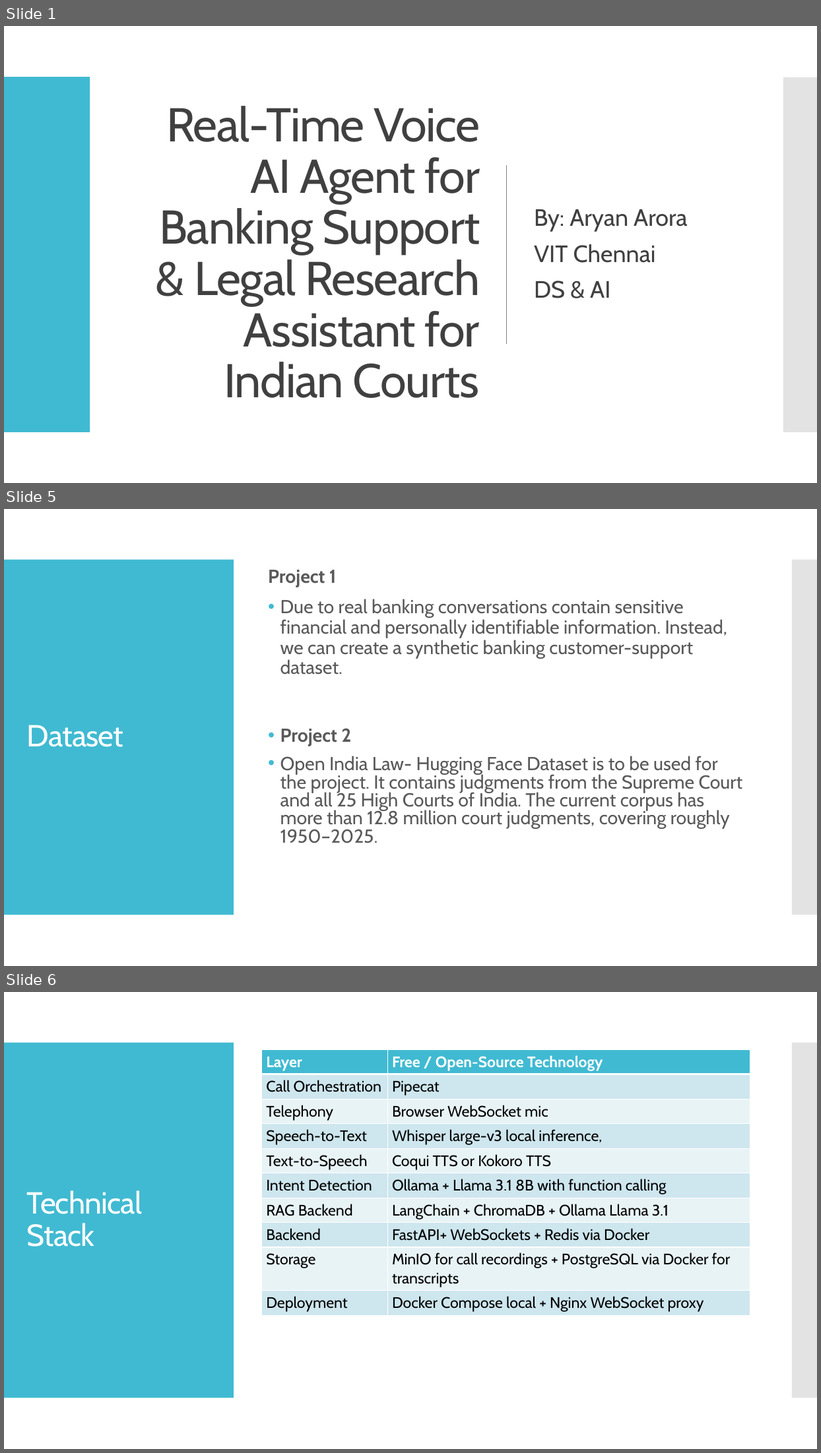
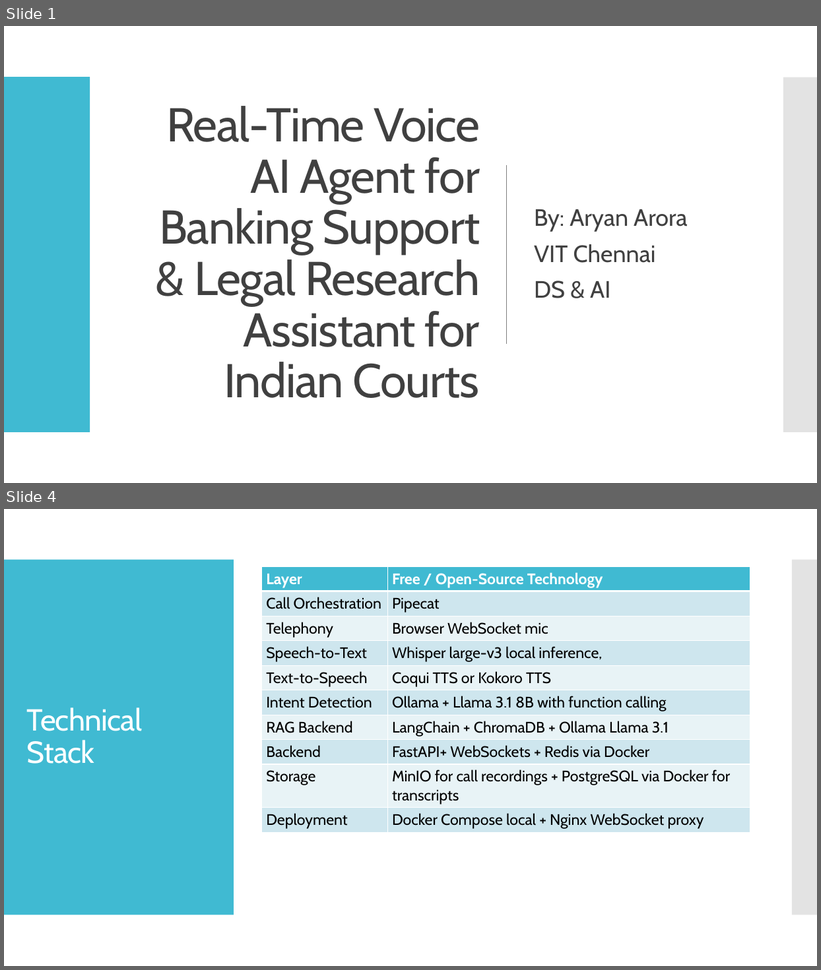
Before and after one commit to AryanArora13/Project-work, a slide deck: Zeroth review- Real-Time Voice AI Agent for Banking Support & Legal Research Assistant for Indian Courts.pptx. Shown one above the other, each under a label of ours: slides 1, 5 and 6 before the commit, slides 1 and 4 after it; the slides between them are not shown. The pictures are 821x1453 and 821x970 pixels, drawn with LibreOffice and Linux fonts; fonts in the diff are those of the drawing. Boxes give left, top, right and bottom in pixels: in the first picture for what was removed or moved away, otherwise in the second. Text is boxed around its words. In the diff, an @@ line names an element or a change of style, - is before the commit and + after.

```diff
--- a/Zeroth review- Real-Time Voice AI Agent for Banking Support & Legal Research Assistant for Indian Courts.pptx
+++ b/Zeroth review- Real-Time Voice AI Agent for Banking Support & Legal Research Assistant for Indian Courts.pptx
@@ slide 5 removed at [4, 509, 817, 966], background #FFFFFF; not listed: 2 template elements that a slide beside it also shows @@
@@ text removed at [268, 570, 727, 675] @@
-Project 1
-• Due to real banking conversations contain sensitive financial and personally identifiable information. Instead, we can create a synthetic banking customer-support dataset.
@@ title removed at [27, 725, 123, 747] @@
-Dataset
@@ text removed at [281, 729, 743, 844] @@
-• Project 2
-• Open India Law- Hugging Face Dataset is to be used for the project. It contains judgments from the Supreme Court and all 25 High Courts of India. The current corpus has more than 12.8 million court judgments, covering roughly 1950–2025.
@@ what was slide 6 is now slide 4 @@
```
Also in this commit, not shown: 2 slides added, 3 other slides removed.
